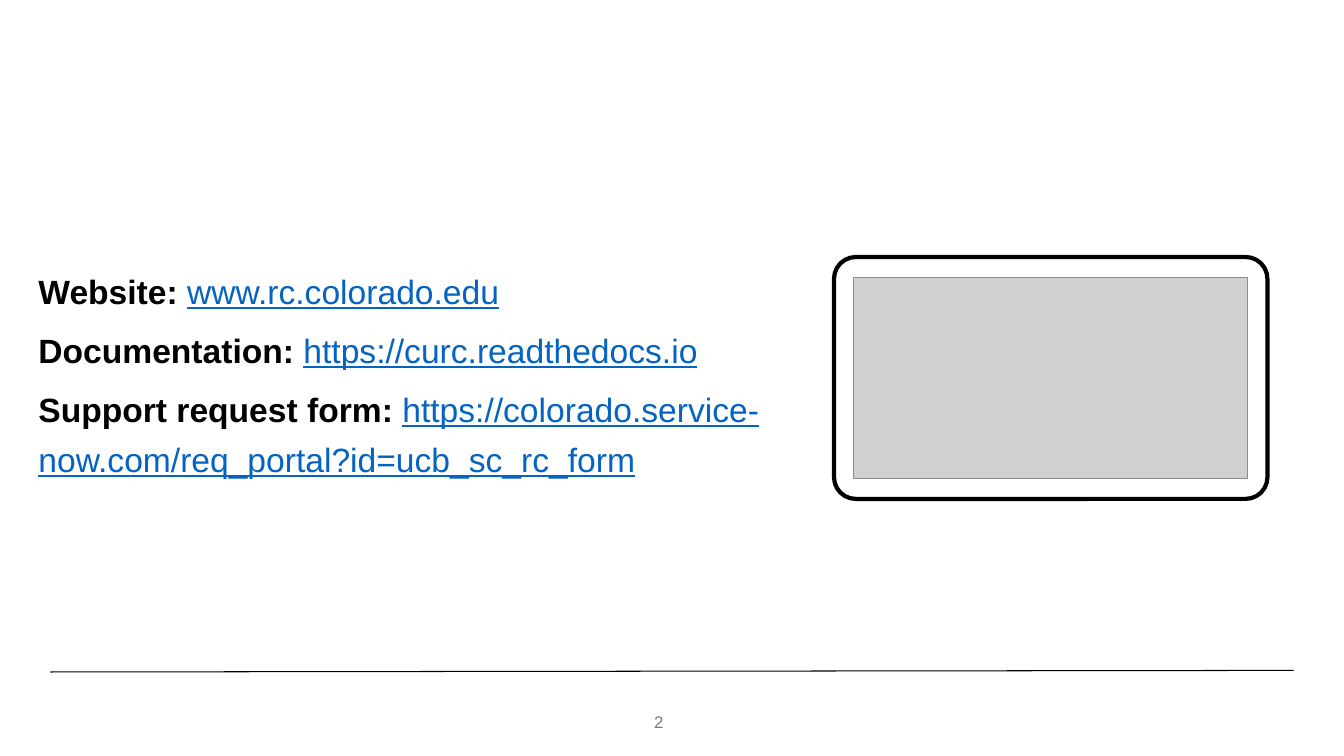
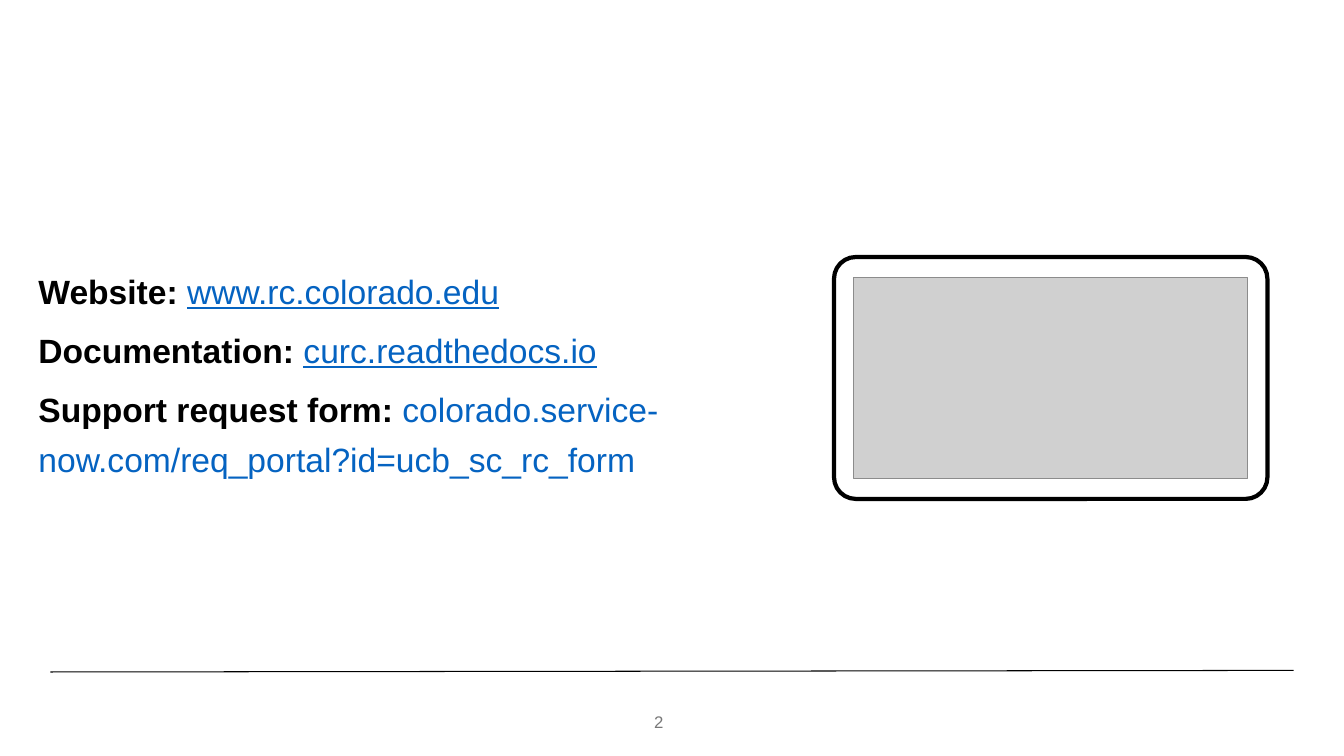
Before and after one commit to ResearchComputing/New_User_Seminar, a slide deck: slide 2 of Alpine_New_User_Seminar.pptx. Drawn at 1344x756 pixels with LibreOffice and Linux fonts; fonts in the diff are those of the drawing; grey boxes stand for pictures; background and template pictures are left out. Boxes give left, top, right and bottom in pixels: in the first picture for what was removed or moved away, otherwise in the second. Text is boxed around its words. In the diff, an @@ line names an element or a change of style, - is before the commit and + after.

```diff
--- a/Alpine_New_User_Seminar.pptx
+++ b/Alpine_New_User_Seminar.pptx
@@ text at [38,338,658,479]: text changed @@
-Documentation: https://curc.readthedocs.io
-Support request form: https://colorado.service-now.com/req_portal?id=ucb_sc_rc_form
+Documentation: curc.readthedocs.io
+Support request form: colorado.service-now.com/req_portal?id=ucb_sc_rc_form
```
Also in this commit, not shown: 9 other slides changed, 1 slide added, 2 slides removed, 1 other file.
